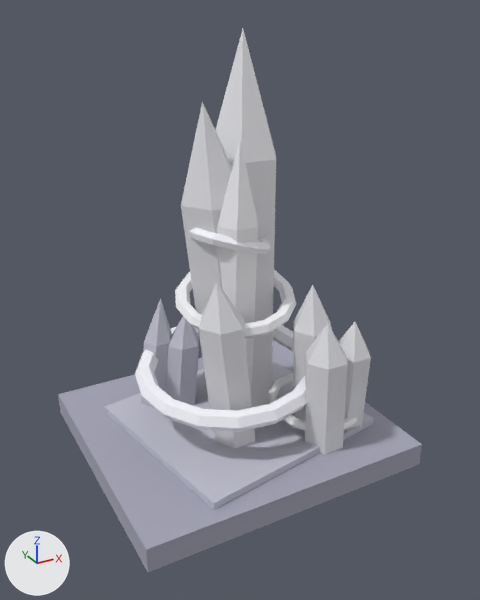
The glTF model resources/deposits/models/resonite_flat.glb, before and after one commit.
The view is the same before and after, from a 50 mm camera at (-1.14, -2.17, 1.73) aimed at (0.01, -0.08, 0.69). The lights are fixed; the arrows at lower left show +X, +Y and +Z. The older version comes first. Where no turn or scale is listed for an object, it has been applied to the vertices. Vertices at exactly the same position are counted once.

The first picture shows 'ResBase', 'ResBase2', 'ResCluster_Main', 'ResRing_0', 'ResRing_1', 'ResRing_2', 'ResRing_3', 'ResSmallBL', 'ResSmallFR', 'ResTall'.
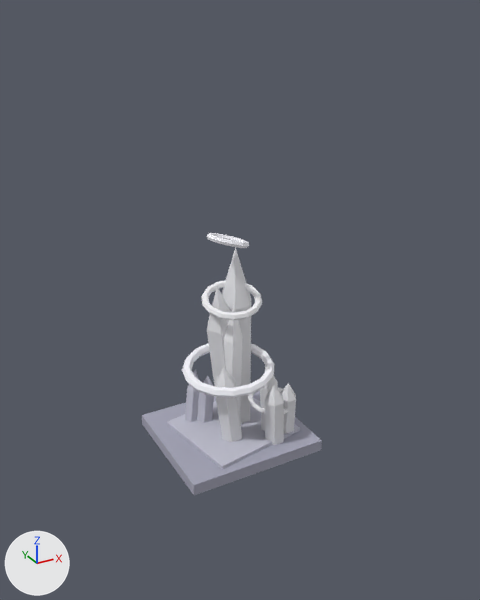
What differs and where, as boxes [x1, y1, x2, y2] in the pictures (480 x 600 px):
'ResBase', rescaled (50% narrower, 55% shorter): before [58, 340, 422, 572]; after [142, 391, 322, 495]
'ResCluster_Main', rescaled (53% narrower, 53% shorter): before [181, 29, 276, 448]; after [207, 247, 251, 442]
'ResBase2', rescaled (50% narrower, 52% shorter): before [105, 360, 374, 510]; after [167, 397, 300, 469]
'ResSmallFR', rescaled (53% narrower, 53% shorter): before [293, 285, 371, 454]; after [260, 366, 296, 445]
'ResRing_0', rescaled (46% narrower, 48% shorter): before [135, 325, 307, 432]; after [182, 343, 274, 398]
'ResTall', rescaled (52% narrower, 57% shorter): before [217, 140, 258, 394]; after [224, 305, 243, 414]
'ResSmallBL', rescaled (50% narrower, 50% shorter): before [141, 298, 200, 407]; after [185, 369, 214, 423]
'ResRing_1', moved, rescaled: before [175, 270, 296, 339]; after [201, 280, 262, 320]
'ResRing_2', moved, rescaled: before [189, 228, 270, 254]; after [207, 233, 249, 248]
'ResRing_3', moved: before [267, 373, 357, 431]; after [248, 388, 288, 414]

What changed in the scene script:
```text
Change me_box:
    remove me_box.from_pydata(...)  # 8 vertices, 12 faces; spans x -0.6..0.6, y -0.55..0.55, z 0.0..0.1
    add me_box.from_pydata(...)  # 8 vertices, 12 faces; spans x -0.3..0.3, y -0.275..0.275, z 0.0..0.05
    me_box part 1: the whole mesh is scaled about the mesh origin by 0.5
Change me_box_001:
    remove me_box_001.from_pydata(...)  # 8 vertices, 12 faces; spans x -0.488..0.488, y -0.468..0.468, z 0.0..0.07
    add me_box_001.from_pydata(...)  # 8 vertices, 12 faces; spans x -0.244..0.244, y -0.234..0.234, z 0.0..0.035
    me_box_001 part 2: the whole mesh is scaled about the mesh origin by 0.5
Change me_crystal:
    remove me_crystal.from_pydata(...)  # 65 vertices, 110 faces; spans x -0.21..0.32, y -0.25..0.32, z 0.0..1.56
    add me_crystal.from_pydata(...)  # 65 vertices, 110 faces; spans x -0.11..0.16, y -0.13..0.16, z 0.0..0.78
    me_crystal part 3: the whole mesh is scaled about the mesh origin by 0.5
Change me_torus:
    remove me_torus.from_pydata(...)  # 96 vertices, 192 faces; spans x -0.389..0.389, y -0.389..0.389, z -0.072..0.072
    add me_torus.from_pydata(...)  # 96 vertices, 192 faces; spans x -0.195..0.195, y -0.194..0.194, z -0.036..0.036
    me_torus part 4: the whole mesh is scaled about its middle by 0.5
Change me_torus_001:
    remove me_torus_001.from_pydata(...)  # 84 vertices, 168 faces; spans x -0.246..0.246, y -0.243..0.243, z -0.083..0.083
    add me_torus_001.from_pydata(...)  # 84 vertices, 168 faces; spans x -0.123..0.123, y -0.121..0.121, z -0.042..0.042
    me_torus_001 part 5: the whole mesh is scaled about its middle by 0.5
Change me_torus_002:
    remove me_torus_002.from_pydata(...)  # 72 vertices, 144 faces; spans x -0.163..0.163, y -0.171..0.171, z -0.071..0.071
    add me_torus_002.from_pydata(...)  # 72 vertices, 144 faces; spans x -0.082..0.082, y -0.086..0.086, z -0.035..0.035
    me_torus_002 part 6: the whole mesh is scaled about its middle by 0.5
Change me_crystal_003:
    remove me_crystal_003.from_pydata(...)  # 26 vertices, 44 faces; spans x -0.067..0.213, y -0.129..0.062, z 0.0..0.551
    add me_crystal_003.from_pydata(...)  # 26 vertices, 44 faces; spans x -0.033..0.106, y -0.065..0.031, z 0.0..0.275
    me_crystal_003 part 7: the whole mesh is scaled about the mesh origin by 0.5
Change me_crystal_002:
    remove me_crystal_002.from_pydata(...)  # 39 vertices, 66 faces; spans x -0.154..0.186, y -0.236..0.075, z 0.0..0.686
    add me_crystal_002.from_pydata(...)  # 39 vertices, 66 faces; spans x -0.077..0.093, y -0.118..0.037, z 0.0..0.343
    me_crystal_002 part 8: the whole mesh is scaled about the mesh origin by 0.5
Change me_crystal_001:
    remove me_crystal_001.from_pydata(...)  # 13 vertices, 22 faces; spans x -0.113..0.088, y -0.164..0.076, z 0.0..1.206
    add me_crystal_001.from_pydata(...)  # 13 vertices, 22 faces; spans x -0.057..0.044, y -0.082..0.038, z 0.0..0.603
    me_crystal_001 part 9: the whole mesh is scaled about the mesh origin by 0.5
Change ob_resbase2:
    ob_resbase2.location: (0.03, -0.02, 0.06) -> (0.015, -0.01, 0.03)
Change ob_rescluster_main:
    ob_rescluster_main.location: (0.0, 0.0, 0.1) -> (0.0, 0.0, 0.05)
Change ob_resring_1:
    ob_resring_1.location: (0.05, 0.03, 0.65) -> (0.025, 0.015, 0.65)
Change ob_resring_2:
    ob_resring_2.location: (0.03, 0.05, 0.9) -> (0.015, 0.025, 0.9)
Change ob_resring_3:
    ob_resring_3.location: (0.3, -0.2, 0.2) -> (0.15, -0.1, 0.2)
Change ob_ressmallbl:
    ob_ressmallbl.location: (-0.25, 0.25, 0.06) -> (-0.125, 0.125, 0.03)
Change ob_ressmallfr:
    ob_ressmallfr.location: (0.3, -0.2, 0.07) -> (0.15, -0.1, 0.035)
Change ob_restall:
    ob_restall.location: (0.05, 0.05, 0.1) -> (0.025, 0.025, 0.05)
```
